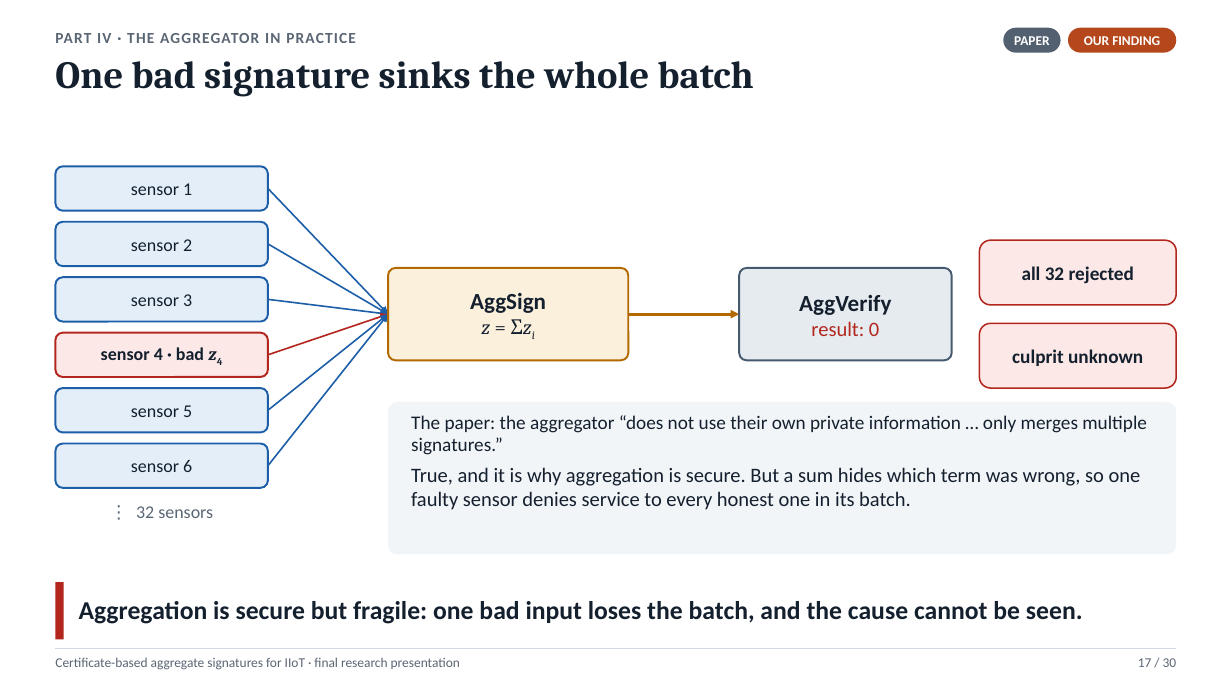
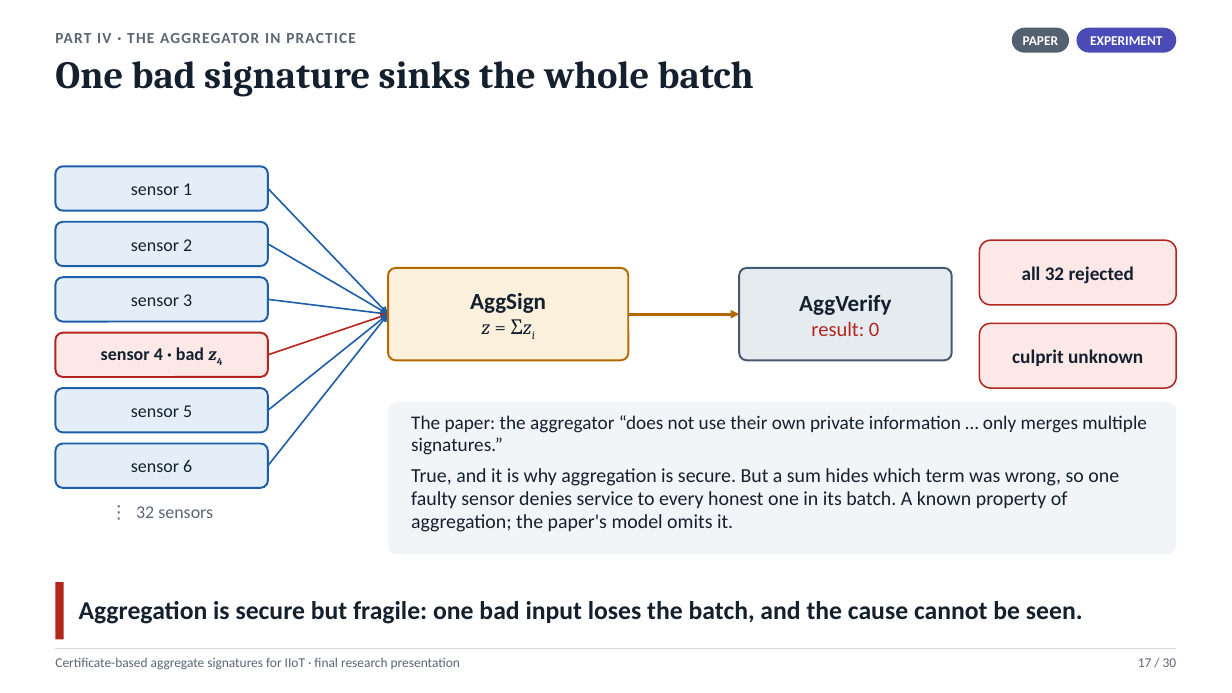
Before and after one commit to Anurag-1205/Certificate-Based-Aggregate-Signature, a slide deck: slide 17 of presentation/CBAS_Final_Presentation.pptx. Drawn at 1232x693 pixels with LibreOffice and Linux fonts; fonts in the diff are those of the drawing. Boxes give left, top, right and bottom in pixels: in the first picture for what was removed or moved away, otherwise in the second. Text is boxed around its words. In the diff, an @@ line names an element or a change of style, - is before the commit and + after.

Commit message:
Apply the review fixes to the final presentation
Correct the Part III claim to "x2.4 before and after optimisation" on
every slide that carried it. Add a standalone problem slide, explain the
reproduced attack on the recap and in backup B15, and define F1/F2 and
Te/Ta/Th where first used. Retag the aggregator property as known and
mark the aggregation-security card as the paper's argument. Presenter
cues are off by default; backup B16 lists the references. Still 30 main
slides.

```diff
--- a/presentation/CBAS_Final_Presentation.pptx
+++ b/presentation/CBAS_Final_Presentation.pptx
@@ rounded rectangle "PAPER": place and size @@
-rounded rectangle "PAPER" at box(1004, 28, 1061, 53)
+rounded rectangle "PAPER" at box(1012, 28, 1069, 53)
@@ rounded rectangle "EXPERIMENT": place and size @@
-rounded rectangle "EXPERIMENT" at box(1068, 28, 1177, 53)
+rounded rectangle "EXPERIMENT" at box(1077, 28, 1177, 53)
@@ rounded rectangle "EXPERIMENT" at box(1077, 28, 1177, 53): fill #B4471B to #4B4BB8 @@
@@ text in rounded rectangle at box(1090, 36, 1162, 45): text changed @@
-OUR FINDING
+EXPERIMENT
@@ text at box(411, 468, 1119, 532): text changed; size 16 to 15.5 pt @@
-True, and it is why aggregation is secure. But a sum hides which term was wrong, so one faulty sensor denies service to every honest one in its batch.
+True, and it is why aggregation is secure. But a sum hides which term was wrong, so one faulty sensor denies service to every honest one in its batch. A known property of aggregation; the paper's model omits it.
```
Also in this commit, not shown: 23 other slides changed, 3 slides added, 1 slide removed, 15 other files.
